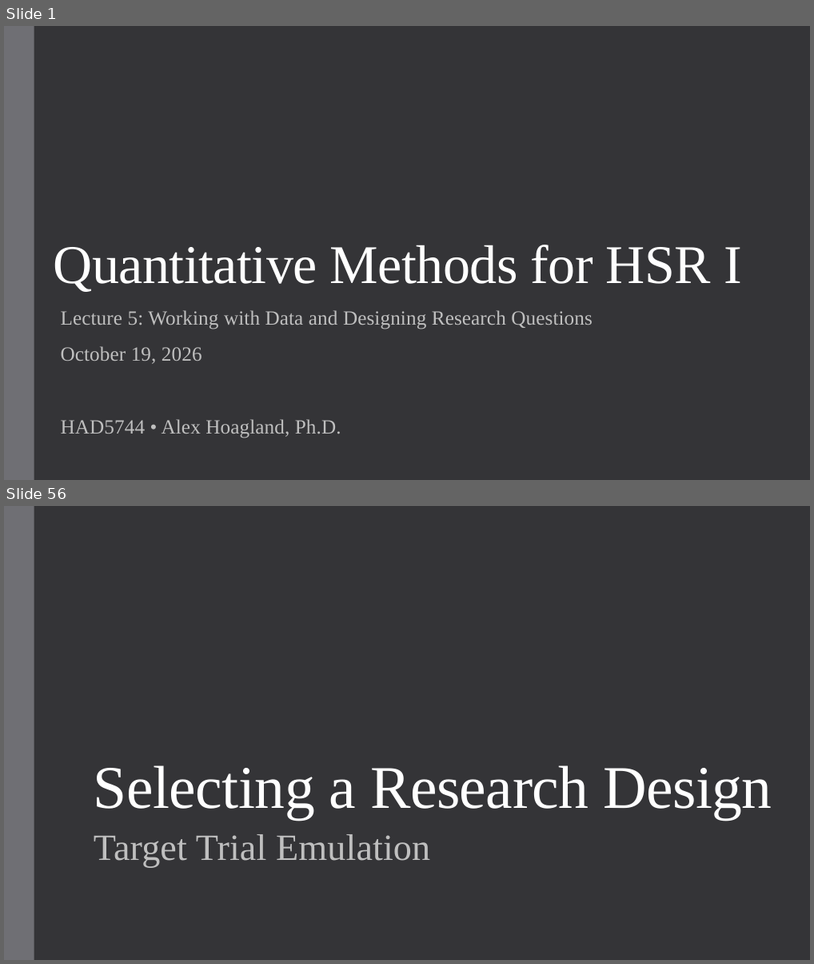
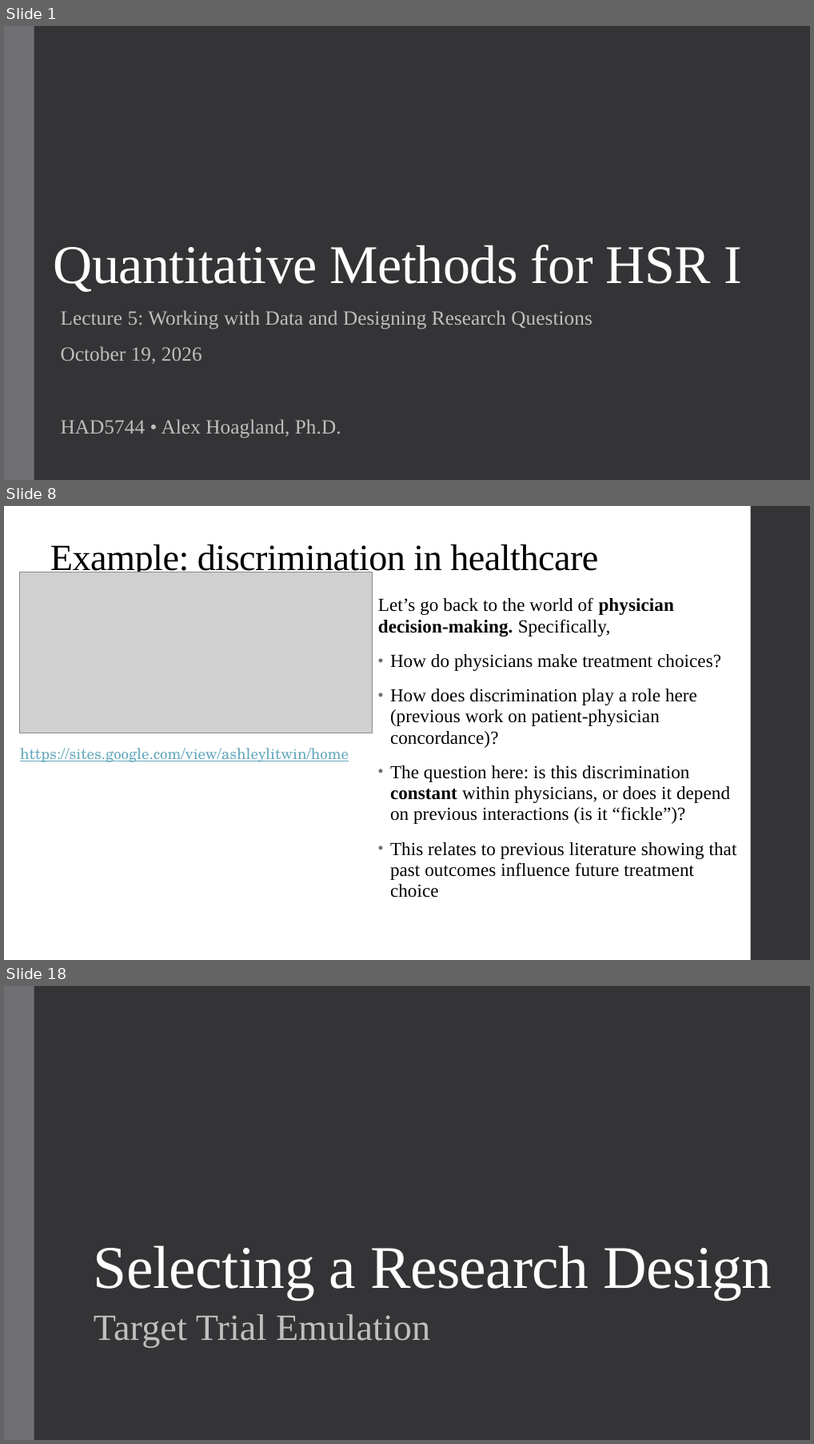
Before and after one commit to alex-hoagland/HAD5744, a slide deck: Lecture05_DataCleaning/Lecture5_DataCleaning-ResearchDesign.pptx. Shown one above the other, each under a label of ours: slides 1 and 56 before the commit, slides 1, 8 and 18 after it; the slides between them are not shown. The pictures are 814x964 and 814x1444 pixels, drawn with LibreOffice and Linux fonts; fonts in the diff are those of the drawing; grey boxes stand for pictures. Boxes give left, top, right and bottom in pixels: in the first picture for what was removed or moved away, otherwise in the second. Text is boxed around its words. In the diff, an @@ line names an element or a change of style, - is before the commit and + after.

```diff
--- a/Lecture05_DataCleaning/Lecture5_DataCleaning-ResearchDesign.pptx
+++ b/Lecture05_DataCleaning/Lecture5_DataCleaning-ResearchDesign.pptx
@@ slide 8 added at [4, 506, 810, 960], background #FFFFFF @@
@@ rectangle added at [751, 506, 810, 960], fill #353537 @@
@@ title added at [50, 544, 598, 578], 44 pt, text #000000 @@
+Example: discrimination in healthcare
@@ picture added at [19, 572, 373, 733] @@
@@ text added at [378, 597, 738, 897], 22 pt, text #000000 @@
+Let’s go back to the world of physician decision-making. Specifically,
+• How do physicians make treatment choices?
+• How does discrimination play a role here (previous work on patient-physician concordance)?
+• The question here: is this discrimination constant within physicians, or does it depend on previous interactions (is it “fickle”)?
+• This relates to previous literature showing that past outcomes influence future treatment choice
@@ text added at [20, 748, 349, 762], 18 pt, text #67AABF, underline @@
+https://sites.google.com/view/ashleylitwin/home
@@ what was slide 56 is now slide 18 @@
```
Also in this commit, not shown: 4 slides changed, 15 other slides added.
